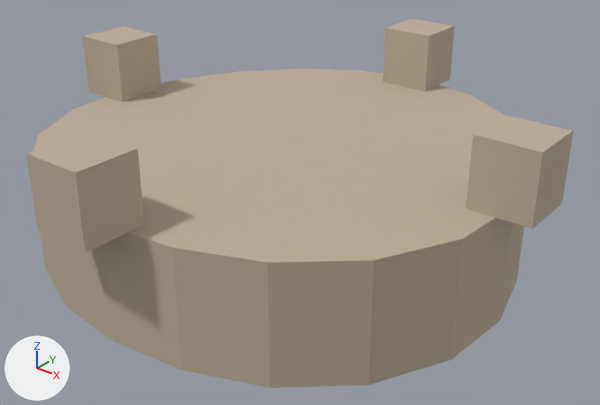
A saved change to the glTF model assets/models/props/bottle_cap.glb.
The view is the same before and after, from a 50 mm lens placed at (0.1518, -0.1836, 0.1286), pointed at (0.0064, -0.002, 0.016). Arrows for +X, +Y and +Z are at lower left; the lights stay in place. The older version comes first.

Objects in the first picture: 'bottle_cap'.
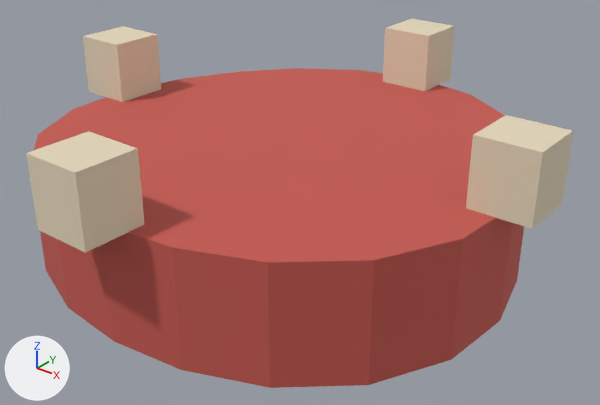
Edits to the bpy script that builds the scene:
```text
Add mat_bottle_cap_shell_mat:
    mat_bottle_cap_shell_mat = principled_material('bottle_cap_shell_mat')
    mat_bottle_cap_shell_mat.base_color = (0.56, 0.1, 0.08)  # red #c55950
    mat_bottle_cap_shell_mat.roughness = 0.88
Add mat_bottle_cap_ridges_mat:
    mat_bottle_cap_ridges_mat = principled_material('bottle_cap_ridges_mat')
    mat_bottle_cap_ridges_mat.base_color = (0.78, 0.68, 0.5)  # beige #e5d7bc
    mat_bottle_cap_ridges_mat.roughness = 0.88
Change me_bottle_cap:
    where me_bottle_cap.from_pydata(...)  # 74 vertices, 128 faces; spans x -0.084..0.084, y -0.084..0.084, z 0.0..0.055
    used by ob_bottle_cap; location = (0.0, 0.0, 0.0)
    me_bottle_cap part 1: 80 of the faces centred in x -0.074..0.074, y -0.072..0.076, z 0.0..0.035 switch from mat_bottle_cap_mat (beige #bcad99) to mat_bottle_cap_shell_mat (red #c55950)
    me_bottle_cap part 2: all 12 faces centred in x -0.084..-0.066, y -0.009..0.009, z 0.035..0.055 switch from mat_bottle_cap_mat (beige #bcad99) to mat_bottle_cap_ridges_mat (beige #e5d7bc)
    me_bottle_cap part 3: all 12 faces centred in x -0.009..0.009, y -0.084..-0.066, z 0.035..0.055 switch from mat_bottle_cap_mat (beige #bcad99) to mat_bottle_cap_ridges_mat (beige #e5d7bc)
    me_bottle_cap part 4: all 12 faces centred in x -0.009..0.009, y 0.066..0.084, z 0.035..0.055 switch from mat_bottle_cap_mat (beige #bcad99) to mat_bottle_cap_ridges_mat (beige #e5d7bc)
    me_bottle_cap part 5: all 12 faces centred in x 0.066..0.084, y -0.009..0.009, z 0.035..0.055 switch from mat_bottle_cap_mat (beige #bcad99) to mat_bottle_cap_ridges_mat (beige #e5d7bc)
```

Boxes [x1, y1, x2, y2] around the edits, measured in the pictures (600 x 405 px):
part 1 of me_bottle_cap, recoloured (beige to red)
    both: [34, 68, 524, 388]
part 2 of me_bottle_cap, recoloured
    both: [83, 26, 161, 102]
part 3 of me_bottle_cap, recoloured
    both: [26, 131, 145, 253]
part 4 of me_bottle_cap, recoloured
    both: [383, 19, 455, 91]
part 5 of me_bottle_cap, recoloured
    both: [466, 115, 573, 229]
